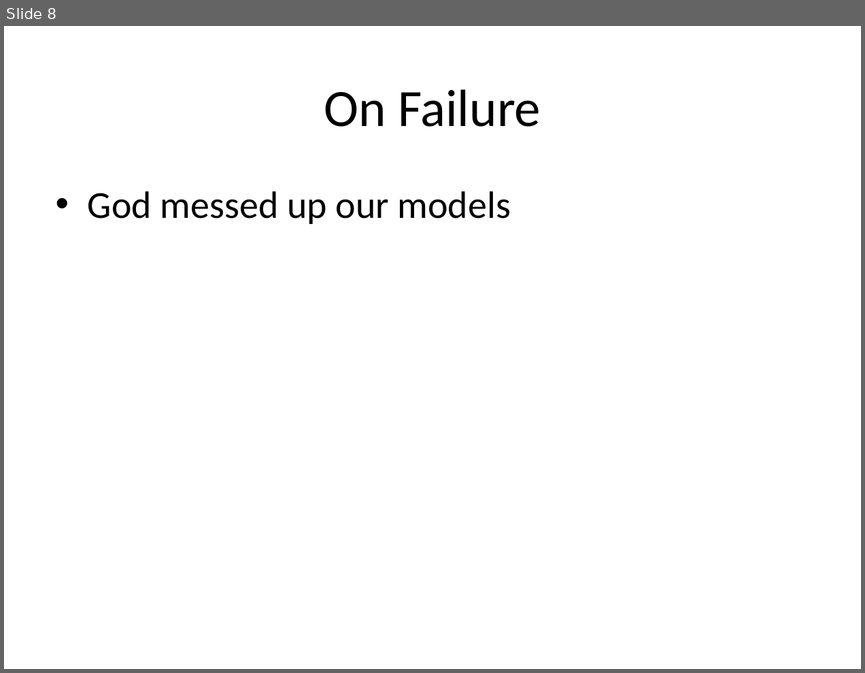
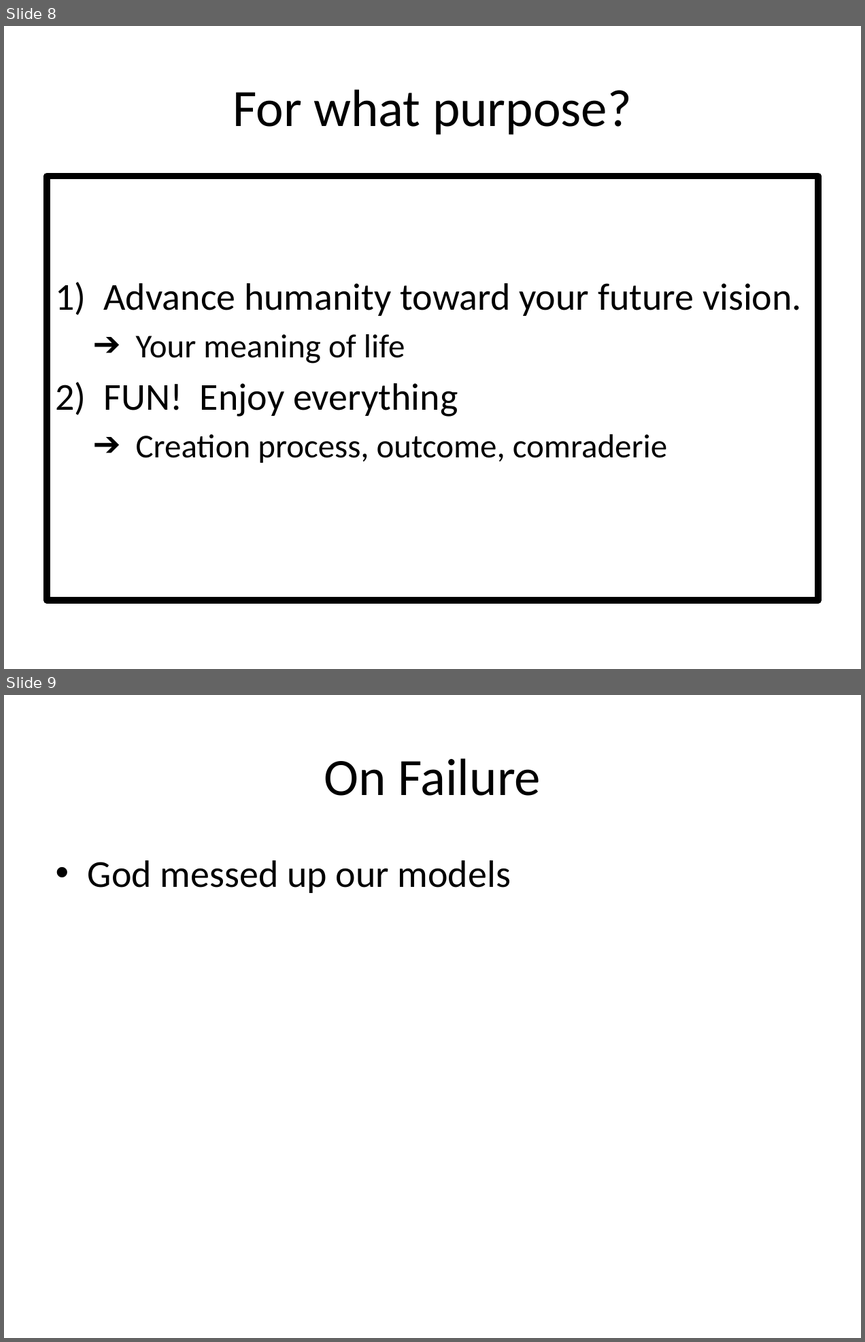
Before and after one commit to dhutchis/ModelTalk, a slide deck: ModelTalk.pptx. Shown one above the other, each under a label of ours: slide 8 before the commit, slides 8 and 9 after it. The pictures are 865x673 and 865x1342 pixels, drawn with LibreOffice and Linux fonts; fonts in the diff are those of the drawing. Boxes give left, top, right and bottom in pixels: in the first picture for what was removed or moved away, otherwise in the second. Text is boxed around its words. In the diff, an @@ line names an element or a change of style, - is before the commit and + after.

```diff
--- a/ModelTalk.pptx
+++ b/ModelTalk.pptx
@@ slide 8 added at box(4, 26, 861, 669), background #FFFFFF @@
@@ title added at box(232, 89, 632, 135), 44 pt, text #000000 @@
+For what purpose?
@@ text added at box(47, 176, 818, 600), outline #000000 5.5 pt, 32 pt, text #000000 @@
+1) Advance humanity toward your future vision.
+  ➔ Your meaning of life
+2) FUN! Enjoy everything
+  ➔ Creation process, outcome, comraderie
@@ what was slide 8 is now slide 9 @@
```
Also in this commit, not shown: 4 slides changed, 4 other slides added, 4 slides removed, 1 other file.
